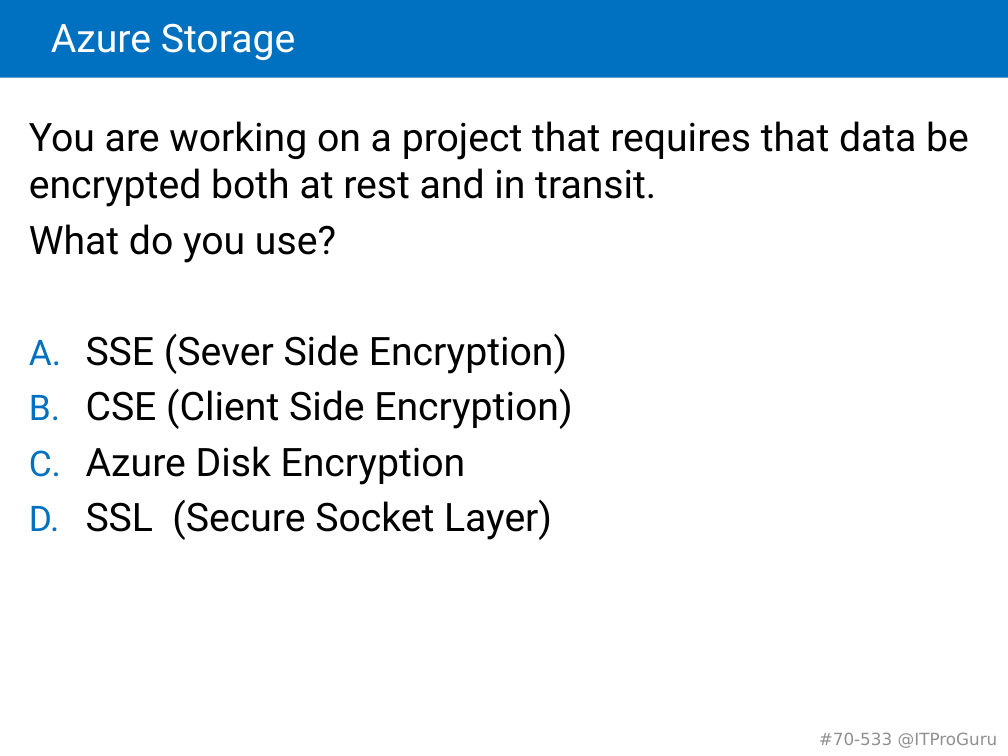
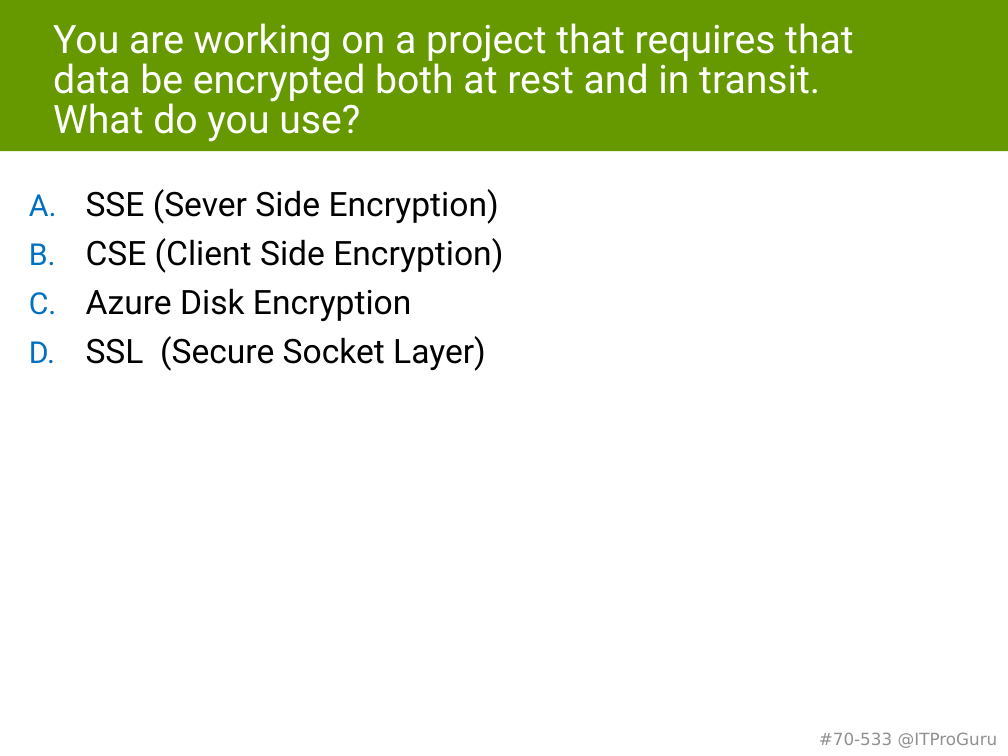
Before and after one commit to guruskill/70-533, a slide deck: slide 64 of 70-533-03-StorageMK.pptx (slide 59 before the commit). Drawn at 1008x756 pixels with LibreOffice and Linux fonts; fonts in the diff are those of the drawing. Boxes give left, top, right and bottom in pixels: in the first picture for what was removed or moved away, otherwise in the second. Text is boxed around its words. In the diff, an @@ line names an element or a change of style, - is before the commit and + after.

Commit message:
Storage Updates

```diff
--- a/70-533-03-StorageMK.pptx
+++ b/70-533-03-StorageMK.pptx
@@ rectangle added at <box>0,0,1008,151</box>, fill #669900 @@
@@ title removed at <box>51,23,296,60</box> @@
-Azure Storage
@@ title added at <box>53,23,853,142</box>, 28 pt, text #FFFFFF @@
+You are working on a project that requires that data be encrypted both at rest and in transit.
+What do you use?
@@ text at <box>29,121,969,263</box>: paragraphs removed @@
-You are working on a project that requires that data be encrypted both at rest and in transit.
-What do you use?
@@ text "SSE (Sever Side Encryption)": place and size @@
-text "SSE (Sever Side Encryption)" at <box>29,121,969,540</box>
+text "SSE (Sever Side Encryption)" at <box>86,189,503,371</box>
@@ text "SSE (Sever Side Encryption)" at <box>86,189,503,371</box>: size 28 to 24 pt @@
```
Also in this commit, not shown: 4 other slides changed, 9 slides added, 1 slide removed.
